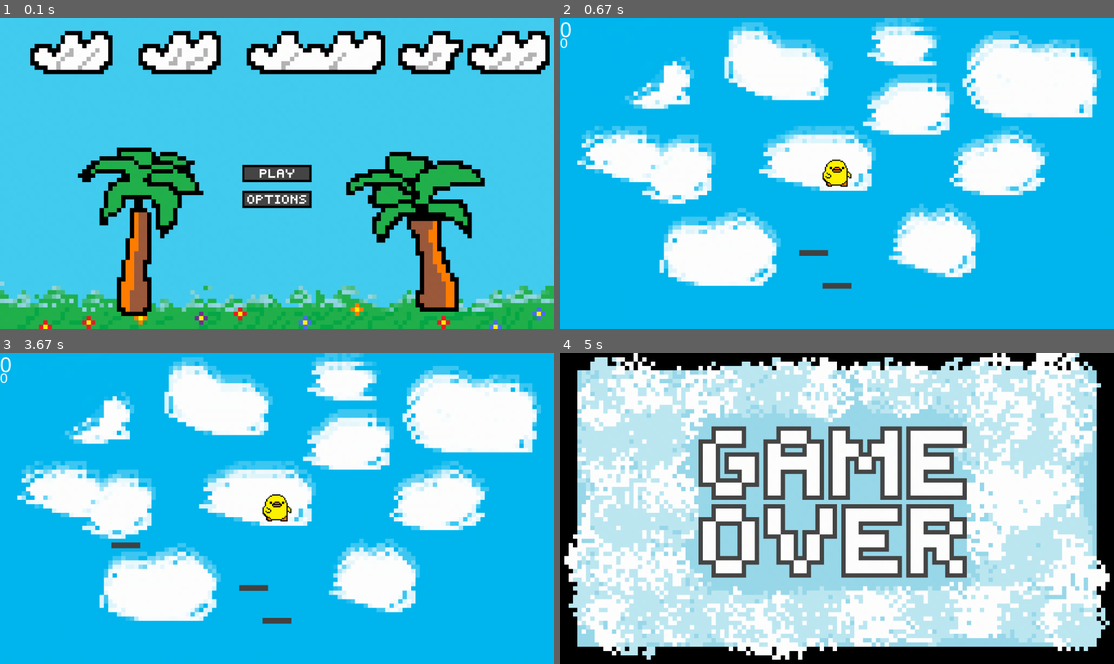
Above: before the commit, frames 1-4 (two rows, left to right).
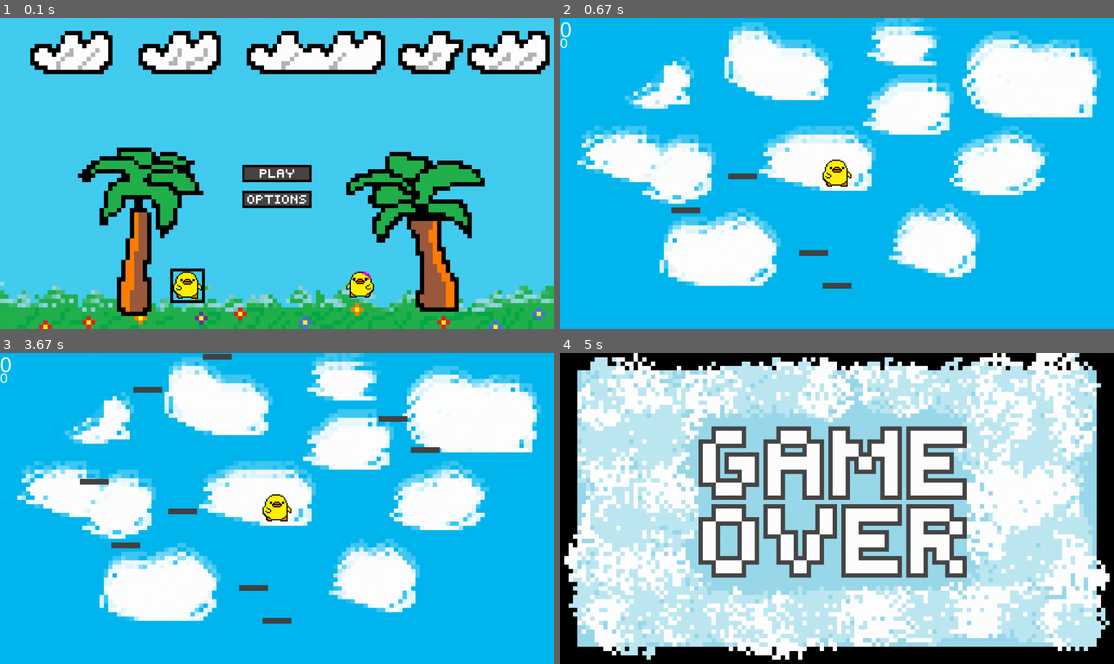
Above: after the commit, the same moments.

Repository: Talzzz0/Pygame-Game
Game: pygame game, started from main.py
Two runs of this game, one before a commit and one after it. Both use one fixed random seed, a clock stepped at 60 frames per second and the inputs below.
Inputs (mouse positions are in pixels of both pictures, inside the frame that each line leads up to):
- Up to frame 1 (0.1 s): no input
- Up to frame 2 (0.67 s): click (837, 173) at 0.38 s
- Up to frame 3 (3.67 s): hold Right 0.67-1.13 s; move the mouse to (332, 530) at 0.7 s; press the mouse at (277, 508) at 3.37 s; move the mouse to (188, 480) at 3.47 s; release the mouse at (99, 449) at 3.6 s
- Up to frame 4 (5 s): hold Left 3.67-4.13 s; move the mouse to (947, 511) at 3.7 s

The runs differ from the first frame. In frame 1, 0.9% of the frame differs, in the area x 30-68%, y 80-92%; in frame 2, 0.2%; in frame 3, 0.6%; in frame 4, nothing differs.

Commit message:
added skins, added json file for storing settings, highscore and skin

Diff:
--- /dev/null
+++ b/data/data.json
@@ -0,0 +1 @@
+{"high_score": 0.0, "music_v": 0.1, "sound_v": 0.5, "skin": 0}
--- a/main.py
+++ b/main.py
@@ -1,6 +1,7 @@
 import pygame
 import time
 import random
+import json
 
 # pygame setup
 pygame.init()
@@ -18,13 +19,20 @@
 clock = pygame.time.Clock()
 running = True
 
+with open("data/data.json", "r") as f:
+    data = json.load(f)
+    high_score = data.get("high_score", 0)
+    music_power = data.get("music_v", 0.5)
+    sound_power = data.get("sound_v", 0.5)
+    skin = data.get("skin", 0)  # Default
+    f.close()
 
 options = {
-    "music_volume": 0.5,
-    "sound_volume": 0.5,
-    "music_knob_x": (screen_width/2),
+    "music_volume": music_power,  # Default to 0.5 if not set
+    "sound_volume": sound_power,  # Default to 0.5 if not set
+    "music_knob_x": (music_power*300 + 810),
     "music_knob_y": (screen_height/2)-15,
-    "sound_knob_x": (screen_width/2),
+    "sound_knob_x": (sound_power*300 + 810),
     "sound_knob_y": (screen_height/2)+85
 }
 
@@ -40,8 +48,6 @@
 button_click_sound = pygame.mixer.Sound("sounds/button.mp3")
 
 platforms = []
-high_score = 0
-
 score_font = pygame.font.SysFont("Arial", 72) #font
 high_score_font = pygame.font.SysFont("Arial", 48)
 
@@ -59,12 +65,15 @@
         super().__init__()
         self.image_right = pygame.image.load("assets/player_right.png")
         self.image_left = pygame.image.load("assets/player_left.png")
+        self.image_left_girl = pygame.image.load("assets/player_left_girl.png")
+        self.image_right_girl = pygame.image.load("assets/player_right_girl.png")
         self.rect = self.image_right.get_rect()
         self.rect.center = (screen_width / 2, screen_height / 2)
         self.vel_y = 0
         self.is_alive = True
         self.score = 0
         self.last_keypress = None
+        self.skin = 0
 
     def update(self):
         keys = pygame.key.get_pressed()
@@ -93,13 +102,12 @@
             for platform in platforms:
                 platform.rect.y += scroll_y
                 self.score += scroll_y
-            create_platforms(platforms)
 
         if self.rect.y >= screen_height:
             self.is_alive = False
 
     def reset(self):
-        self.image = pygame.image.load("assets/player.png")
+        self.image = pygame.image.load("assets/player_right.png")
         self.rect = self.image.get_rect()
         self.rect.center = (screen_width / 2, screen_height / 2)
         self.vel_y = 0
@@ -140,6 +148,14 @@
     mouse_pos = pygame.mouse.get_pos()
     for event in pygame.event.get():
         if event.type == pygame.QUIT or event.type == pygame.KEYDOWN and event.key == pygame.K_ESCAPE:
+            with open("data/data.json", "w") as f:
+               data = {
+                    "high_score": high_score,
+                    "music_v": options["music_volume"],
+                    "sound_v": options["sound_volume"],
+                    "skin": skin
+                }
+               json.dump(data, f)
             running = False
 
     if active_screen == 0: #background screen
@@ -150,6 +166,30 @@
         play_button = pygame.image.load("assets/play_button.png")
         screen.blit(play_button,((screen_width-240)/2,(screen_height-60)/2))
         screen.blit(option_button,((screen_width-240)/2,(screen_height-60)/2+90))
+
+
+        boy_pos = (600, screen_height - 200)
+        boy_skin = player.image_right.get_rect(topleft=boy_pos)
+        boy_rect = boy_skin.inflate(20, 20)
+        if skin == 0:
+            pygame.draw.rect(screen, (0, 0, 0), boy_rect, width=10)
+        screen.blit(player.image_right, boy_pos)
+
+        girl_pos = (1200, screen_height - 200)
+        girl_skin = player.image_left_girl.get_rect(topleft=girl_pos)
+        girl_rect = girl_skin.inflate(20, 20)
+        if skin == 1:
+            pygame.draw.rect(screen, (0,0,0), girl_rect, width=10)
+        screen.blit(player.image_left_girl, girl_pos)
+
+        if girl_rect.collidepoint(mouse_pos) and event.type == pygame.MOUSEBUTTONDOWN and pygame.mouse.get_pressed()[0]:
+            skin = 1
+            button_click_sound.play()
+            time.sleep(0.25)
+        if boy_rect.collidepoint(mouse_pos) and event.type == pygame.MOUSEBUTTONDOWN and pygame.mouse.get_pressed()[0]:
+            skin = 0
+            button_click_sound.play()
+            time.sleep(0.25)
 
         if mouse_pos[0] > (screen_width-240)/2 and mouse_pos[0] < (screen_width+240)/2 and mouse_pos[1] > (screen_height-60)/2 and mouse_pos[1] < (screen_height+60)/2:
             play_button_hover = pygame.image.load("assets/play_button_hovered.png")
@@ -191,7 +231,8 @@
         if music_slider.collidepoint(mouse_pos): #music slder
             if pygame.mouse.get_pressed()[0]:
                 music_volume = (mouse_pos[0] - slider_x) / slider_width
-                options["music_volume"] = pygame.mixer.music.set_volume(music_volume)
+                options["music_volume"] =  music_volume
+                pygame.mixer.music.set_volume(music_volume)
                 options["music_knob_x"] = mouse_pos[0]-10
 
         if volume_slider.collidepoint(mouse_pos): #sound slider
@@ -213,21 +254,31 @@
                 active_screen = 0
 
     if active_screen == 1: #play screen
+        create_platforms(platforms)
         screen.blit(game_background, (0, 0))
         score_on_board = score_font.render(str(int(player.score//100)), True, (255, 255, 255))
         high_score_on_board = high_score_font.render(str(int(high_score//100)), True, (255, 255, 255))
         screen.blit(score_on_board, (0,0))
         screen.blit(high_score_on_board, (0,60))
 
-        if player.last_keypress == 'left':
-            screen.blit(player.image_left, player.rect.topleft)
-        else:
-            screen.blit(player.image_right, player.rect.topleft)
+        if skin == 0: #boy skin
+            if player.last_keypress == 'left':
+                screen.blit(player.image_left, player.rect.topleft)
+            else:
+                screen.blit(player.image_right, player.rect.topleft)
+
+        if skin == 1: #girl skin
+            if player.last_keypress == 'left':
+                screen.blit(player.image_left_girl, player.rect.topleft)
+            else:
+                screen.blit(player.image_right_girl, player.rect.topleft)
 
         for platform in platforms:
             if platform.rect.y <= screen_height and platform.rect.y >= 0:
                 screen.blit(platform.image, platform.rect.topleft)
         player.update()
+        if player.score > high_score:
+            high_score = player.score
 
 
         if not player.is_alive:
@@ -238,8 +289,6 @@
             pygame.display.flip()
             time.sleep(2)
             pygame.mixer.music.play(-1)
-            if player.score > high_score:
-                high_score = player.score
             player.score = 0
             starter_platform = Platform(screen_width/2-50, 920, 100, 20)
             platforms.append(starter_platform)
Binary file added: assets/player_left_girl.png
Binary file added: assets/player_right_girl.png
